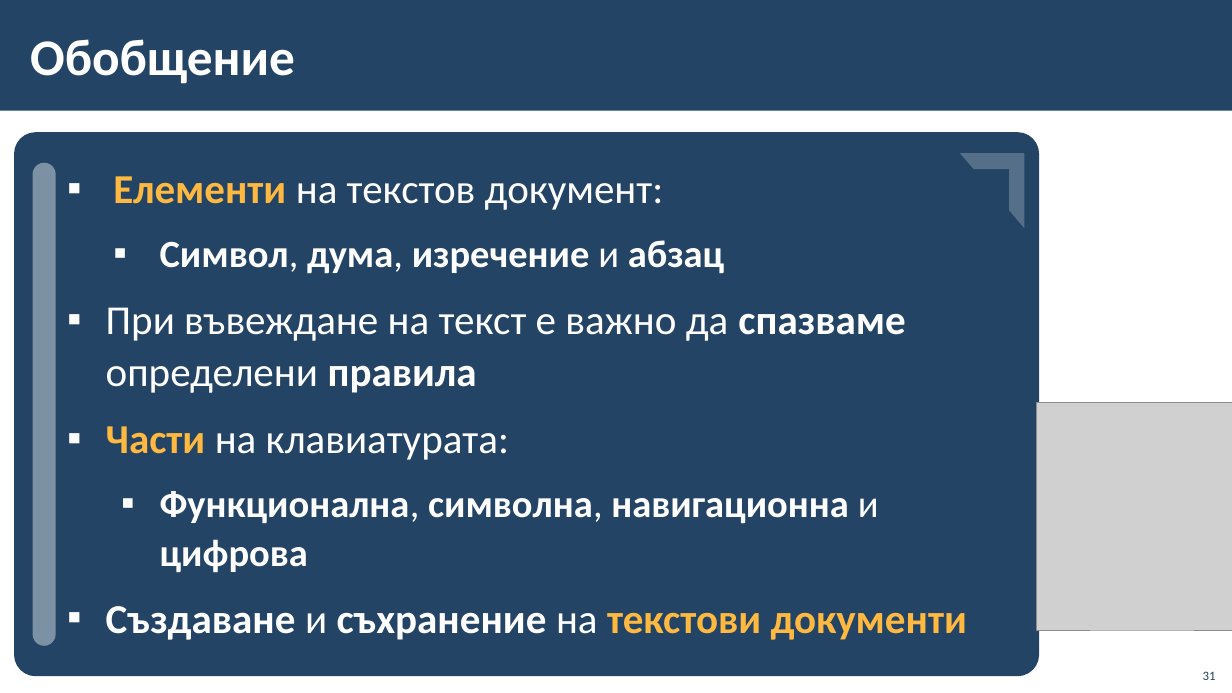
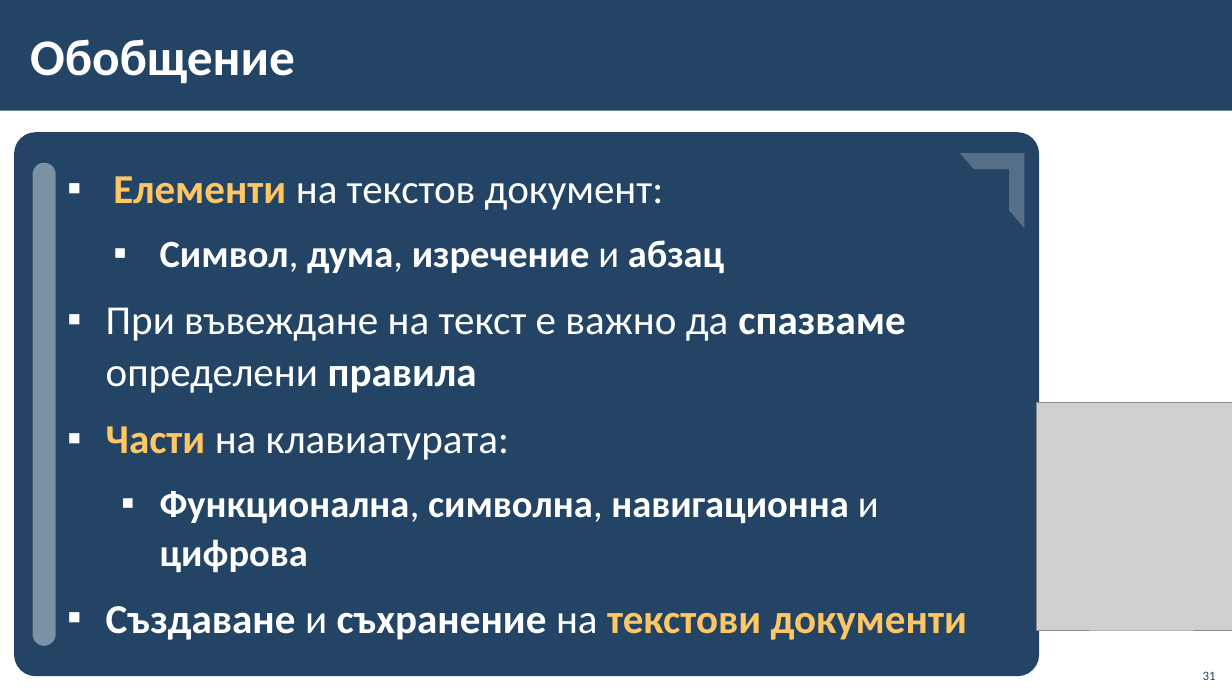
Before and after one commit to BG-IT-Edu/School-Programming, a slide deck: slide 31 of Courses/Computer-Modeling-and-IT/Computer-Modeling-and-IT-5-Class/22-Introduction-to-Text-Processing/22-Introduction-to-Text-Processing.pptx. Drawn at 1232x693 pixels with LibreOffice and Linux fonts; fonts in the diff are those of the drawing; grey boxes stand for pictures; background and template pictures are left out. Boxes give left, top, right and bottom in pixels: in the first picture for what was removed or moved away, otherwise in the second. Text is boxed around its words. In the diff, an @@ line names an element or a change of style, - is before the commit and + after.

```diff
--- a/Courses/Computer-Modeling-and-IT/Computer-Modeling-and-IT-5-Class/22-Introduction-to-Text-Processing/22-Introduction-to-Text-Processing.pptx
+++ b/Courses/Computer-Modeling-and-IT/Computer-Modeling-and-IT-5-Class/22-Introduction-to-Text-Processing/22-Introduction-to-Text-Processing.pptx
@@ text at bbox=[106, 176, 967, 640]: text colour #FFB840 to #FFC666 in "Елементи", "Части", "текстови документи" @@
```
Also in this commit, not shown: 11 other slides changed.
